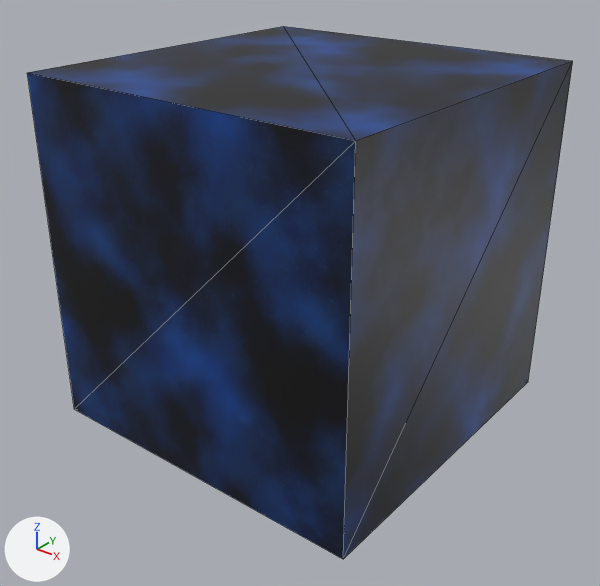
The Blender file Models/Skybox.blend: old version first, new version second.
The view is the same before and after, from a camera (50 mm lens) standing at (2.69, -3.44, 1.82) and looking at (0.04, -0.12, -0.24). Arrows for +X, +Y and +Z are at lower left; the lights stay in place. Mesh edges are drawn as thin lines.
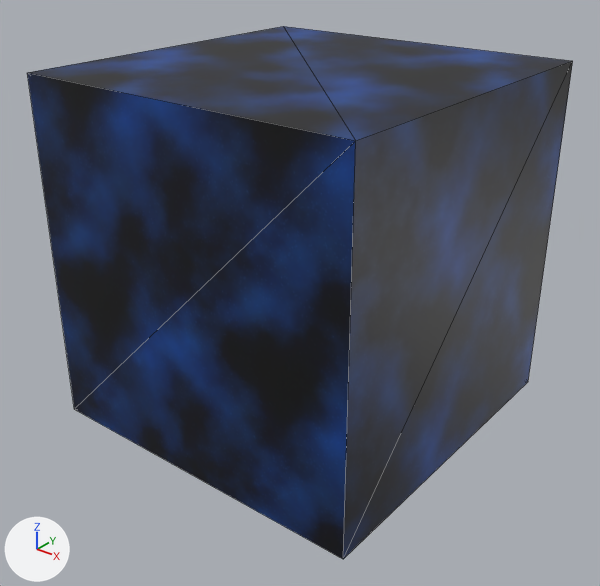
Location of each change, [x1, y1, x2, y2] in pixels of the pictures (600 x 586 px; the box of a moved part takes in the faces that stretch with it):
part 1 of me_cube_001, moved or reshaped
    both: [28, 26, 571, 141]
part 2 of me_cube_001, surface changed
    both: [27, 65, 572, 559]

What changed in the scene script:
```text
Change me_cube_001:
    where me_cube_001.from_pydata(...)  # 8 vertices, 12 faces; spans x -1.0..1.0, y -1.0..1.0, z -1.0..1.0
    used by ob_cube; location = (0.0, 0.0, 0.0)
    me_cube_001 part 1
    12 faces are deleted
    12 new faces join them
    me_cube_001 part 2: 6 kept faces spanning x -1.0..1.0, y -1.0..1.0, z -1.0..1.0 get new texture (UV) coordinates
```
